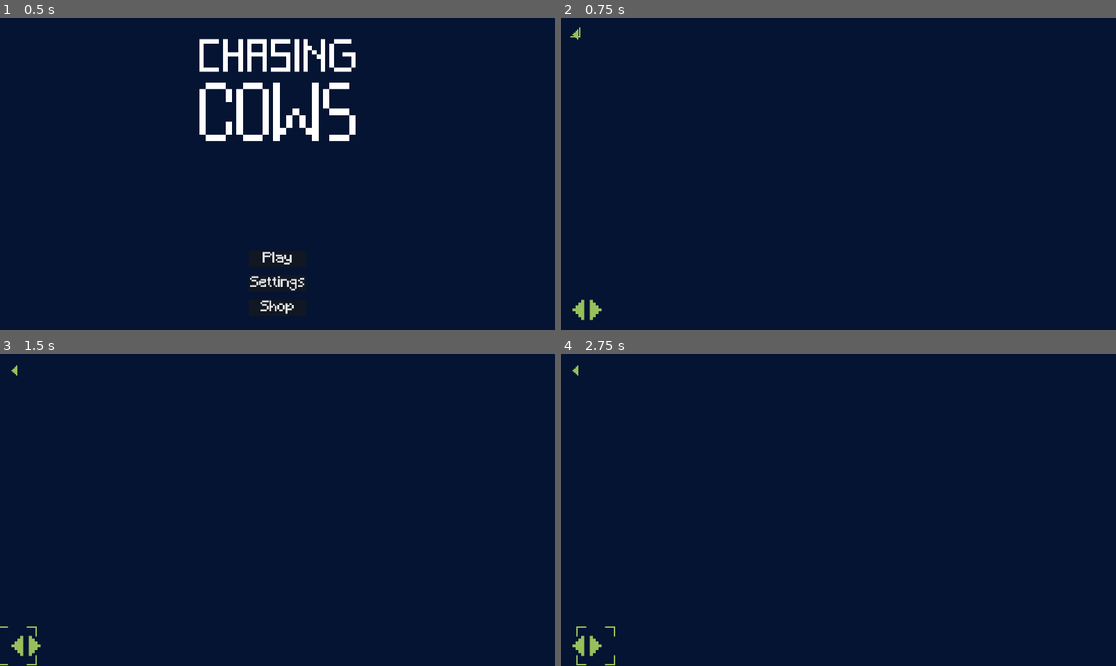
Above: before the commit, frames 1-4 (two rows, left to right).
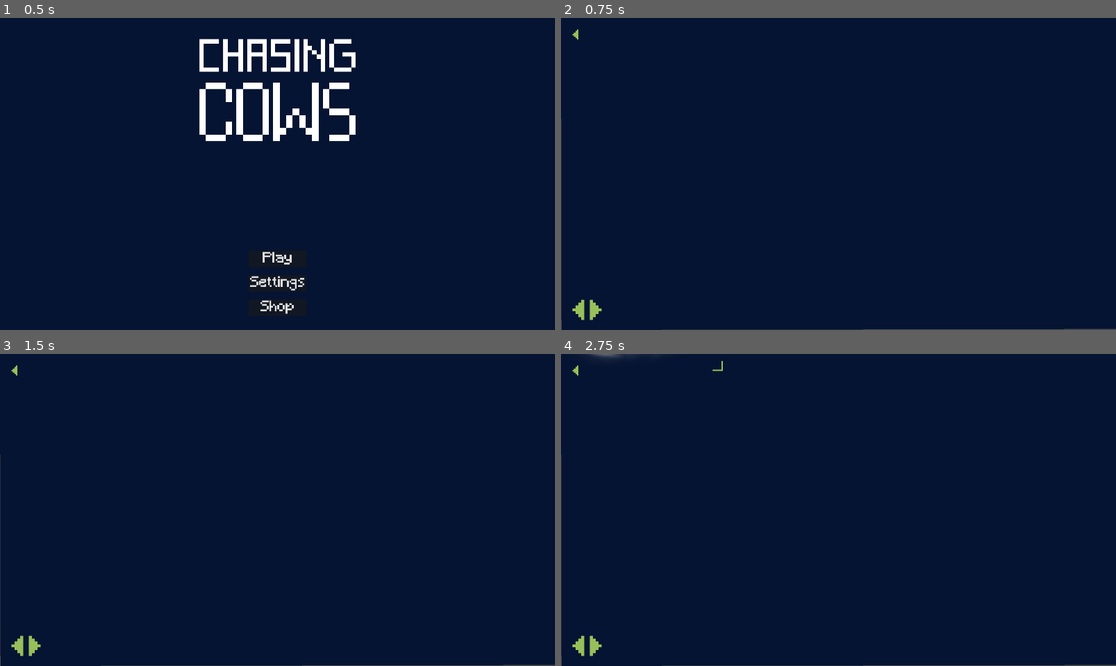
Above: after the commit, the same moments.

Repository: k4444th/ChasingCows
Game: Godot game, scene res://Scenes/main_menu.tscn
The game is run twice, just before and just after one commit, with the same random seed, the same clock (stepped at 60 frames per second) and the same inputs.
Inputs (mouse positions are in pixels of both pictures, inside the frame that each line leads up to):
- Up to frame 1 (0.5 s): no input
- Up to frame 2 (0.75 s): click "Play" at 0.5 s
- Up to frame 3 (1.5 s): click (16, 647) at 1.25 s
- Up to frame 4 (2.75 s): click (594, 647) at 2 s

Frame 1 is identical in both runs. In frame 2, 0.3% of the frame differs, in the area x 0-100%, y 2-100%; in frame 3, 0.3%; in frame 4, 0.4%, in the area x 0-100%, y 0-100%.

Commit message:
add new Galaxy Navigation System

Diff:
--- a/Scenes/choose_destination.gd
+++ b/Scenes/choose_destination.gd
@@ -1,10 +1,69 @@
 extends Node2D
+
+var selected: TextureButton
+
+@onready var selector := $Selector
+@onready var camera := $Camera
+
+@onready var andromedaButton := $Galaxies/Andromeda
+@onready var milkyWayButton := $Galaxies/MilkyWay
+@onready var hangayButton := $Galaxies/HangayButton
+@onready var fornaxButton := $Galaxies/FornaxButton
+@onready var triangulumButton := $Galaxies/TriangulumButton
+@onready var absanthaGomButton := $"Galaxies/Absantha-GomButton"
+@onready var absanthaShadButton := $"Galaxies/Absantha-ShadButtton"
+
+func _ready() -> void:
+	setSelector(andromedaButton)
 
 func _on_arrow_back_pressed() -> void:
 	get_tree().change_scene_to_file("res://Scenes/main_menu.tscn")
 
 func _on_arrow_left_pressed() -> void:
-	print("Arrow Left Pressed")
+	if selected == andromedaButton:
+		setSelector(absanthaShadButton)
+	elif selected == milkyWayButton:
+		setSelector(andromedaButton)
+	elif selected == hangayButton:
+		setSelector(milkyWayButton)
+	elif selected == fornaxButton:
+		setSelector(hangayButton)
+	elif selected == triangulumButton:
+		setSelector(fornaxButton)
+	elif selected == absanthaGomButton:
+		setSelector(triangulumButton)
+	elif selected == absanthaShadButton:
+		setSelector(absanthaGomButton)
+	else:
+		setSelector(andromedaButton)
 
 func _on_arrow_right_pressed() -> void:
-	print("Arrow Right Pressed")
+	if selected == andromedaButton:
+		setSelector(milkyWayButton)
+	elif selected == milkyWayButton:
+		setSelector(hangayButton)
+	elif selected == hangayButton:
+		setSelector(fornaxButton)
+	elif selected == fornaxButton:
+		setSelector(triangulumButton)
+	elif selected == triangulumButton:
+		setSelector(absanthaGomButton)
+	elif selected == absanthaGomButton:
+		setSelector(absanthaShadButton)
+	elif selected == absanthaShadButton:
+		setSelector(milkyWayButton)
+	else:
+		setSelector(andromedaButton)
+
+func setSelector(node: TextureButton):
+	selected = node
+	selector.selectorPosition = node.position + node.size * (node.scale / 2)
+	selector.selectorSize = node.size * node.scale
+	var tween = get_tree().create_tween()
+	tween.tween_property(camera, "position", node.position + node.size * (node.scale / 2), 2.5).set_trans(Tween.TRANS_QUAD)
+
+func _on_andromeda_pressed() -> void:
+	setSelector(andromedaButton)
+
+func _on_milky_way_pressed() -> void:
+	setSelector(milkyWayButton)
--- a/Scenes/choose_destination.tscn
+++ b/Scenes/choose_destination.tscn
@@ -1,22 +1,29 @@
-[gd_scene load_steps=4 format=3 uid="uid://dwlwcbtpff7op"]
+[gd_scene load_steps=7 format=3 uid="uid://dwlwcbtpff7op"]
 
 [ext_resource type="Script" uid="uid://dhtenvsyvyyff" path="res://Scenes/choose_destination.gd" id="1_e68r7"]
+[ext_resource type="Texture2D" uid="uid://c7jpntuat4v6b" path="res://Graphics/General/Placeholder.png" id="1_ur3en"]
 [ext_resource type="PackedScene" uid="uid://dk645f5lwtqt" path="res://Scenes/selector.tscn" id="3_e42j6"]
 [ext_resource type="Texture2D" uid="uid://cedkorxao73t1" path="res://Graphics/General/ArrowBack.png" id="3_e68r7"]
+[ext_resource type="Texture2D" uid="uid://c505qphnepdhb" path="res://Graphics/Galaxies/AndromedaGalaxy.png" id="4_e42j6"]
+[ext_resource type="Texture2D" uid="uid://bw00m7oscs17b" path="res://Graphics/Galaxies/MilkyWay.png" id="4_hlybq"]
 
 [node name="ChooseDestination" type="Node2D"]
 script = ExtResource("1_e68r7")
 
-[node name="Canvas" type="CanvasLayer" parent="."]
-layer = -2
+[node name="Background" type="CanvasLayer" parent="."]
+layer = -1
 
-[node name="Background" type="ColorRect" parent="Canvas"]
+[node name="Background" type="ColorRect" parent="Background"]
 anchors_preset = 15
 anchor_right = 1.0
 anchor_bottom = 1.0
 grow_horizontal = 2
 grow_vertical = 2
+rotation = -0.0017254
 color = Color(0.0196078, 0.0784314, 0.196078, 1)
+
+[node name="Canvas" type="CanvasLayer" parent="."]
+layer = 10
 
 [node name="ArrowBack" type="TextureButton" parent="Canvas"]
 offset_left = 40.0
@@ -51,8 +58,67 @@
 texture_normal = ExtResource("3_e68r7")
 flip_h = true
 
+[node name="Galaxies" type="Node" parent="."]
+
+[node name="Andromeda" type="TextureButton" parent="Galaxies"]
+offset_left = -2762.0
+offset_top = -527.0
+offset_right = -2569.0
+offset_bottom = -421.0
+scale = Vector2(2.5, 2.5)
+texture_normal = ExtResource("4_e42j6")
+
+[node name="MilkyWay" type="TextureButton" parent="Galaxies"]
+offset_left = -399.0
+offset_top = -1337.0
+offset_right = -158.0
+offset_bottom = -1201.0
+scale = Vector2(2.5, 2.5)
+texture_normal = ExtResource("4_hlybq")
+
+[node name="HangayButton" type="TextureButton" parent="Galaxies"]
+offset_left = -1785.0
+offset_top = 1655.0
+offset_right = -1281.0
+offset_bottom = 2015.0
+texture_normal = ExtResource("1_ur3en")
+
+[node name="FornaxButton" type="TextureButton" parent="Galaxies"]
+offset_left = 1957.0
+offset_top = 2029.0
+offset_right = 2461.0
+offset_bottom = 2389.0
+texture_normal = ExtResource("1_ur3en")
+
+[node name="TriangulumButton" type="TextureButton" parent="Galaxies"]
+offset_left = 2363.0
+offset_top = -540.0
+offset_right = 2867.0
+offset_bottom = -180.0
+texture_normal = ExtResource("1_ur3en")
+
+[node name="Absantha-GomButton" type="TextureButton" parent="Galaxies"]
+offset_left = 5406.0
+offset_top = -1673.0
+offset_right = 5910.0
+offset_bottom = -1313.0
+texture_normal = ExtResource("1_ur3en")
+
+[node name="Absantha-ShadButtton" type="TextureButton" parent="Galaxies"]
+offset_left = 5772.0
+offset_top = -1888.0
+offset_right = 6276.0
+offset_bottom = -1528.0
+texture_normal = ExtResource("1_ur3en")
+
 [node name="Selector" parent="." instance=ExtResource("3_e42j6")]
+z_index = 100
+position = Vector2(960, 540)
+
+[node name="Camera" type="Camera2D" parent="."]
 
 [connection signal="pressed" from="Canvas/ArrowBack" to="." method="_on_arrow_back_pressed"]
 [connection signal="pressed" from="Canvas/ArrowLeft" to="." method="_on_arrow_left_pressed"]
 [connection signal="pressed" from="Canvas/ArrowRight" to="." method="_on_arrow_right_pressed"]
+[connection signal="pressed" from="Galaxies/Andromeda" to="." method="_on_andromeda_pressed"]
+[connection signal="pressed" from="Galaxies/MilkyWay" to="." method="_on_milky_way_pressed"]
--- a/Scenes/selector.gd
+++ b/Scenes/selector.gd
@@ -1,7 +1,7 @@
 extends Node2D
 
-var selectorPosition := Vector2(0, 0)
-var selectorSize := Vector2(100, 100)
+@export var selectorPosition := Vector2(0, 0)
+@export var selectorSize := Vector2(100, 100)
 
 @onready var selector := $"."
 @onready var selectorCorners := [
@@ -9,13 +9,12 @@
 	[$BottomLeft, $BottomRight]
 ]
 
-func _input(event: InputEvent) -> void:
-	if event is InputEventMouseMotion:
-		selectorPosition = event.position
-
-	if event is InputEventMouseButton:
-		selectorSize = Vector2(600 - selectorSize.x, 600 - selectorSize.y)
-
+#func _input(event: InputEvent) -> void:
+	#if event is InputEventMouseMotion:
+		#selectorPosition = event.position
+	#
+	#if event is InputEventMouseButton:
+		#selectorSize = Vector2(600 - selectorSize.x, 600 - selectorSize.y)
 
 func _process(_delta: float) -> void:
 	selector.position = selectorPosition
